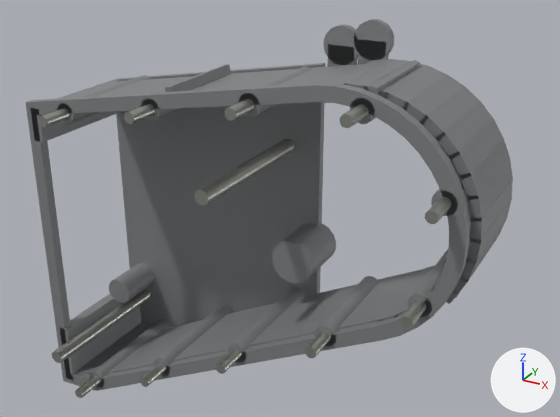
A saved change to the glTF model public/parts/chain-housing-right.glb.
Camera for both pictures: a 50 mm lens placed at (421.0, -563.0, 141.0), pointed at (246.0, -244.0, -19.0). Lighting does not change. The marker at lower right points along +X, +Y and +Z. The picture after the commit comes second. Where no turn or scale is listed for an object, it has been applied to the vertices. Vertices at exactly the same position are counted once.

The first picture shows 'chain-housing-right:castAlu', 'chain-housing-right:zincPlate'.
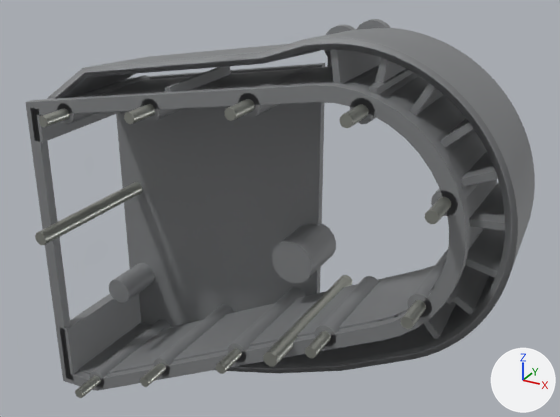
Where the newer file only moved an object's origin or applied its transform, the numbers keep the older frame.

What differs and where, as boxes [x1, y1, x2, y2] in the pictures (560 x 417 px; the box of a moved part takes in the faces that stretch with it):
'chain-housing-right:castAlu', reshaped
    before: [25, 19, 513, 391]
    after: [25, 19, 535, 391]
'chain-housing-right:zincPlate', reshaped
    before: [39, 99, 451, 398]
    after: [35, 99, 451, 398]
part 1 of me_mesh_0, moved or reshaped (not visible afterwards)
    before: [452, 234, 500, 298]
part 2 of me_mesh_0, moved or reshaped
    before: [469, 198, 511, 241]
    after: [469, 182, 505, 231]
part 3 of me_mesh_0, rebuilt
    before: [436, 101, 494, 159]
    after: [440, 119, 474, 147]
part 4 of me_mesh_0, rebuilt
    before: [460, 137, 510, 200]
    after: [461, 151, 498, 186]
part 5 of me_mesh_0, rebuilt
    before: [460, 218, 507, 281]
    after: [465, 228, 505, 278]
part 6 of me_mesh_0, added
    after: [47, 28, 535, 373]
part 7 of me_mesh_0, deleted
    before: [344, 59, 513, 264]
part 8 of me_mesh_0, moved or reshaped
    before: [329, 41, 504, 179]
    after: [330, 50, 489, 339]
part 9 of me_mesh_1, moved or reshaped
    before: [52, 289, 151, 363]
    after: [35, 182, 142, 245]
part 10 of me_mesh_1, moved or reshaped
    before: [194, 139, 294, 206]
    after: [263, 275, 352, 367]

Patch to the scene script:
```diff
--- a/public/parts/chain-housing-right.glb.py
+++ b/public/parts/chain-housing-right.glb.py
@@ me_mesh_0 @@
 # used by ob_chain_housing_right_castalu; location = (235.0, -247.0, -35.6)
-me_mesh_0.from_pydata(...)  # 974 vertices, 1692 faces; spans x -120.0..120.0, y -35.0..35.0, z -111.0..111.0
+me_mesh_0.from_pydata(...)  # 1294 vertices, 2348 faces; spans x -120.0..134.0, y -35.0..35.0, z -114.0..113.0
+# me_mesh_0 part 1: the loose piece of 8 vertices spanning x 108.0..117.0, y -25.0..27.0, z 7.0..19.0 is scaled about its middle by (-0.973, 0.923, 1.06), then moved by (-93.0, 2.0, -67.0)
+# me_mesh_0 part 2: the loose piece of 8 vertices spanning x 114.0..120.0, y -21.0..25.0, z 34.0..37.0 is scaled about its middle by (2.48, 1.04, 1.22), then moved by (4.0, 1.0, 6.0)
+# me_mesh_0 part 3: the loose piece of 8 vertices spanning x 97.0..108.0, y -25.0..27.0, z 69.0..80.0 is rebuilt with 8 vertices and now spans x 98.0..112.0, y -21.0..27.0, z 72.0..85.0
+# me_mesh_0 part 4: the loose piece of 8 vertices spanning x 109.0..117.0, y -25.0..27.0, z 53.0..65.0 is rebuilt with 8 vertices and now spans x 108.0..124.0, y -21.0..27.0, z 57.0..66.0
+# me_mesh_0 part 5: the loose piece of 8 vertices spanning x 112.0..119.0, y -25.0..27.0, z 16.0..28.0 is rebuilt with 8 vertices and now spans x 112.0..128.0, y -21.0..27.0, z 19.0..25.0
+# me_mesh_0 part 6: a new loose piece of 368 vertices spanning x -118.0..134.0, y -23.0..29.0, z -114.0..113.0, in mat_castalu (grey #96989a)
+# me_mesh_0 part 7: 7 loose pieces with 56 vertices, spanning x 56.0..120.0, y -25.0..27.0, z 25.0..94.0, are deleted
+# me_mesh_0 part 8
+# 39 vertices are removed from x 47.0..113.0, y -25.0..27.0, z 61.0..94.0
+# 65 faces are deleted
+# 20 vertices are added at x 47.0..120.0, y -21.0, z -20.0..108.0
+# 19 new vertices lie (0.0, 48.0, 0.0) away from vertices in x 47.0..120.0, y -21.0, z -20.0..108.0
+# 65 new faces join them
+# other edits to the shape of me_mesh_0 do not show in these pictures
 me_mesh_0.materials.append(mat_castalu)
@@ me_mesh_1 @@
 me_mesh_1.from_pydata(...)  # 264 vertices, 480 faces; spans x -109.0..109.0, y -43.0..43.0, z -96.0..96.0
 # used by ob_chain_housing_right_zincplate; location = (235.1, -255.1, -42.6)
+# me_mesh_1 part 9: the loose piece of 22 vertices spanning x -109.0..-101.0, y -43.0..43.0, z -76.0..-69.0 is moved by (0.0, 0.0, 75.0)
+# me_mesh_1 part 10: the loose piece of 22 vertices spanning x -4.0..4.0, y -43.0..43.0, z 44.0..51.0 is moved by (35.0, 0.0, -75.0)
 me_mesh_1.materials.append(mat_zincplate)
```
